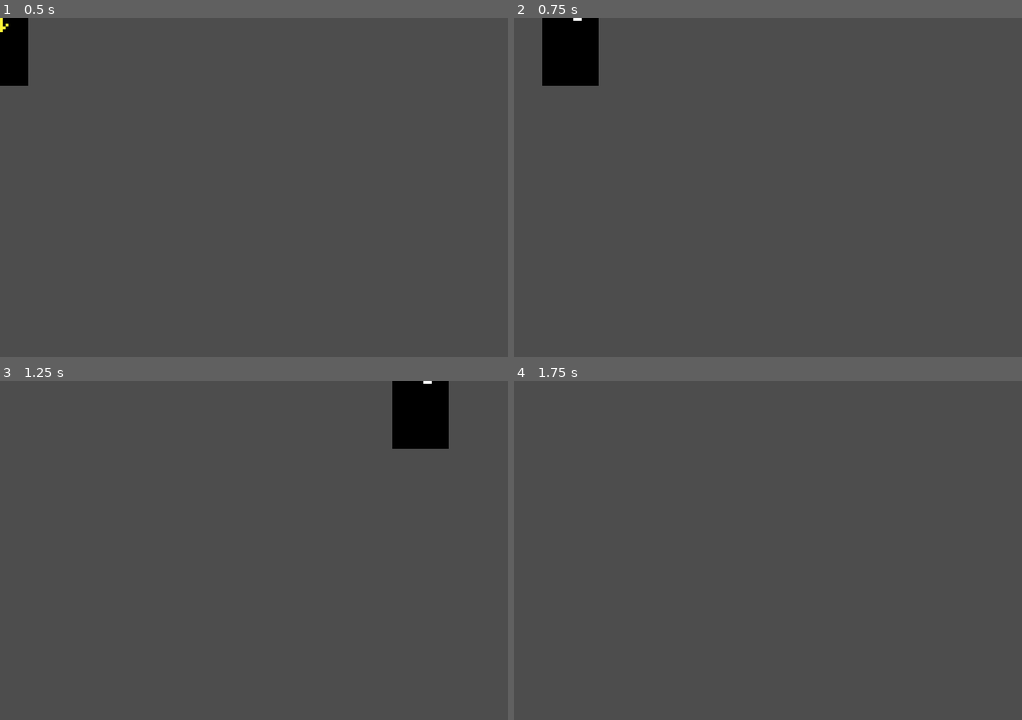
Above: before the commit, frames 1-4 (two rows, left to right).
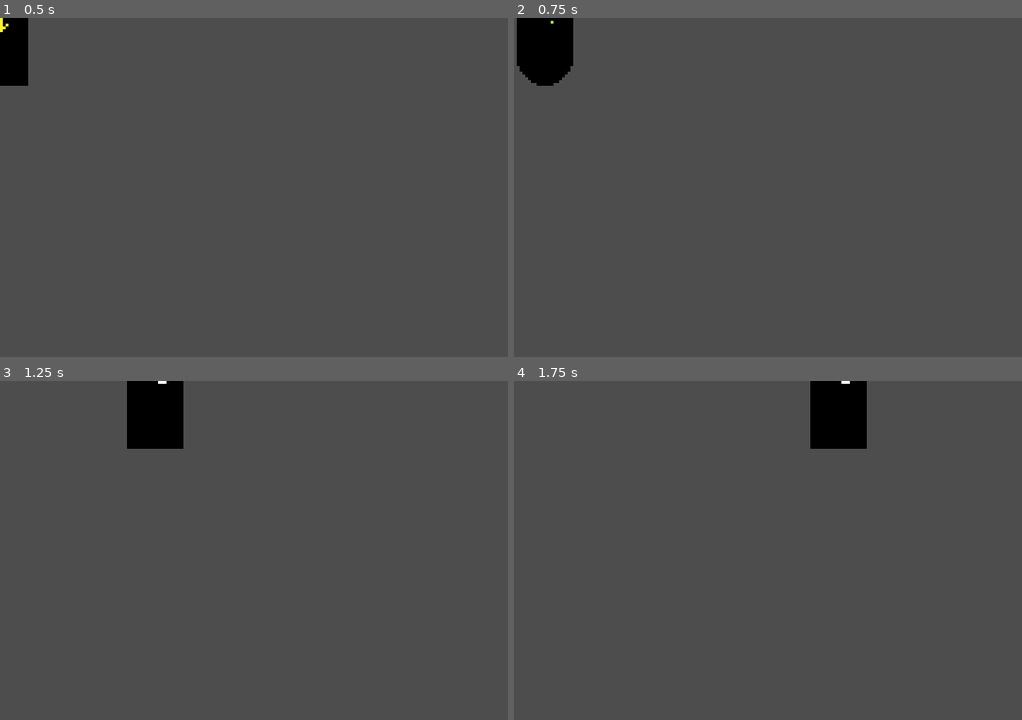
Above: after the commit, the same moments.

Repository: frog-in-jar-productions/MusicBulletHell
Game: Godot game, scene res://player.tscn
Same seed, same stepped clock (60 frames per second), same inputs: the game is played once before the commit and once after it.
Inputs:
- Up to frame 1 (0.5 s): no input
- Up to frame 2 (0.75 s): tap Enter (ui_accept) at 0.5 s; hold D (move_right) from 0.53 s (still down); tap Space (dodge) at 0.6 s
- Up to frame 3 (1.25 s): keep holding D (move_right); tap Enter (ui_accept) at 0.77 s
- Up to frame 4 (1.75 s): keep holding D (move_right); tap Space (dodge) at 1.35 s; tap Enter (ui_accept) at 1.52 s

Frame 1 is identical in both runs. In frame 2, 2.0% of the frame differs, in the area x 0-17%, y 0-20%; in frame 3, 4.4%, in the area x 25-89%, y 0-20%; in frame 4, 2.2%.

Commit message:
dodge is now working with animations

Diff:
--- a/player.gd
+++ b/player.gd
@@ -15,7 +15,7 @@
 var total_acceleration = 800
 var total_speed = 120 ##total speed will be base speed + class bonus + passive bonus
 
-enum {IDLE, MOVE}
+enum {IDLE, MOVE, DODGE_ROLL}
 var state = IDLE
 
 @onready var animationTree = $AnimationTree
@@ -28,11 +28,13 @@
 var blend_position : Vector2 = Vector2.ZERO
 var blend_pos_paths = [
 	"parameters/idle/idle_bs2d/blend_position",
-	"parameters/move/move_bs2d/blend_position"
+	"parameters/move/move_bs2d/blend_position",
+	"parameters/dodge_roll/dodge_roll_bs2/blend_position"
 ]
 var animTree_state_keys = [
 	"idle",
-	"move"
+	"move",
+	"dodge_roll"
 ]
 
 func _physics_process(delta):
@@ -41,6 +43,7 @@
 	if dodging == true:
 		acceleration = 1200##set acceleration higher then decrease it, max velocity higher
 		max_speed = 400
+		state = DODGE_ROLL
 		##need to make it so that when dodge, velocity changes in the direction that is inputted for the dodge, ie the player can instantly change directions without having to decelerate - friction max?
 		##depending on the dodge, we need to lock it into a singular position. with some classes and their dodges i think continued movement but i-frames is ok but for like the standard dodge roll it probably needs to lock into the dodge direction for the duration of the dodge
 	else:
@@ -51,11 +54,11 @@
 
 
 func move(delta):
-	var input_vector = Input.get_vector("move_left", "move_right", "move_up", "move_down") #, "move_up_left", "move_up_right", "move_down_left", "move_down_right"
+	var input_vector = Input.get_vector("move_left", "move_right", "move_up", "move_down")
 	if input_vector == Vector2.ZERO:
 		state = IDLE
 		apply_friction(friction * delta)
-	else:
+	elif input_vector != Vector2.ZERO and dodging != true:
 		state = MOVE
 		apply_movement(input_vector * acceleration * delta)
 		blend_position = input_vector
@@ -66,6 +69,7 @@
 	dodge_cooldown_timer.start(dodge_cooldown)       ##reset DodgeTimer
 	dodging = true ##shows the player is now dodging
 	dodge_duration_timer.start(dodge_duration)
+	can_dodge = false
 
 
 func apply_friction(amount) -> void:
--- a/player.tscn
+++ b/player.tscn
@@ -1649,53 +1649,53 @@
 "roll_dodge_up_right": SubResource("Animation_15b53")
 }
 
-[sub_resource type="AnimationNodeAnimation" id="AnimationNodeAnimation_wsggc"]
+[sub_resource type="AnimationNodeAnimation" id="AnimationNodeAnimation_0truv"]
 animation = &"roll_dodge_left"
 
-[sub_resource type="AnimationNodeAnimation" id="AnimationNodeAnimation_lpal6"]
+[sub_resource type="AnimationNodeAnimation" id="AnimationNodeAnimation_qpqoa"]
+animation = &"roll_dodge_down_left"
+
+[sub_resource type="AnimationNodeAnimation" id="AnimationNodeAnimation_ssfj5"]
+animation = &"roll_dodge_down"
+
+[sub_resource type="AnimationNodeAnimation" id="AnimationNodeAnimation_mhjpc"]
+animation = &"roll_dodge_up_left"
+
+[sub_resource type="AnimationNodeAnimation" id="AnimationNodeAnimation_7woi8"]
 animation = &"roll_dodge_up"
 
-[sub_resource type="AnimationNodeAnimation" id="AnimationNodeAnimation_4g7hs"]
+[sub_resource type="AnimationNodeAnimation" id="AnimationNodeAnimation_y8q0t"]
+animation = &"roll_dodge_up_right"
+
+[sub_resource type="AnimationNodeAnimation" id="AnimationNodeAnimation_lomkm"]
 animation = &"roll_dodge_right"
 
-[sub_resource type="AnimationNodeAnimation" id="AnimationNodeAnimation_4kshl"]
-animation = &"roll_dodge_down"
-
-[sub_resource type="AnimationNodeAnimation" id="AnimationNodeAnimation_nfn3j"]
-animation = &"roll_dodge_down_left"
-
-[sub_resource type="AnimationNodeAnimation" id="AnimationNodeAnimation_gcevw"]
+[sub_resource type="AnimationNodeAnimation" id="AnimationNodeAnimation_n431p"]
 animation = &"roll_dodge_down_right"
 
-[sub_resource type="AnimationNodeAnimation" id="AnimationNodeAnimation_o27gw"]
-animation = &"roll_dodge_up_left"
-
-[sub_resource type="AnimationNodeAnimation" id="AnimationNodeAnimation_7046k"]
-animation = &"roll_dodge_up_right"
-
 [sub_resource type="AnimationNodeBlendSpace2D" id="AnimationNodeBlendSpace2D_paeo4"]
-blend_point_0/node = SubResource("AnimationNodeAnimation_wsggc")
+blend_point_0/node = SubResource("AnimationNodeAnimation_0truv")
 blend_point_0/pos = Vector2(-1, 0)
-blend_point_1/node = SubResource("AnimationNodeAnimation_lpal6")
-blend_point_1/pos = Vector2(0, -1)
-blend_point_2/node = SubResource("AnimationNodeAnimation_4g7hs")
-blend_point_2/pos = Vector2(1, 0)
-blend_point_3/node = SubResource("AnimationNodeAnimation_4kshl")
-blend_point_3/pos = Vector2(0, 1)
-blend_point_4/node = SubResource("AnimationNodeAnimation_nfn3j")
-blend_point_4/pos = Vector2(-1, 1)
-blend_point_5/node = SubResource("AnimationNodeAnimation_gcevw")
-blend_point_5/pos = Vector2(1, 1)
-blend_point_6/node = SubResource("AnimationNodeAnimation_o27gw")
-blend_point_6/pos = Vector2(-1, -1)
-blend_point_7/node = SubResource("AnimationNodeAnimation_7046k")
-blend_point_7/pos = Vector2(1, -1)
+blend_point_1/node = SubResource("AnimationNodeAnimation_qpqoa")
+blend_point_1/pos = Vector2(-1, 1)
+blend_point_2/node = SubResource("AnimationNodeAnimation_ssfj5")
+blend_point_2/pos = Vector2(0, 1)
+blend_point_3/node = SubResource("AnimationNodeAnimation_mhjpc")
+blend_point_3/pos = Vector2(-1, -1)
+blend_point_4/node = SubResource("AnimationNodeAnimation_7woi8")
+blend_point_4/pos = Vector2(0, -1)
+blend_point_5/node = SubResource("AnimationNodeAnimation_y8q0t")
+blend_point_5/pos = Vector2(1, -1)
+blend_point_6/node = SubResource("AnimationNodeAnimation_lomkm")
+blend_point_6/pos = Vector2(1, 0)
+blend_point_7/node = SubResource("AnimationNodeAnimation_n431p")
+blend_point_7/pos = Vector2(1, 1)
 
 [sub_resource type="AnimationNodeBlendTree" id="AnimationNodeBlendTree_yeau1"]
-graph_offset = Vector2(-664, -147)
-nodes/dodge_bs2d/node = SubResource("AnimationNodeBlendSpace2D_paeo4")
-nodes/dodge_bs2d/position = Vector2(-28, 233)
-node_connections = [&"output", 0, &"dodge_bs2d"]
+graph_offset = Vector2(-547, 235)
+nodes/dodge_roll_bs2d/node = SubResource("AnimationNodeBlendSpace2D_paeo4")
+nodes/dodge_roll_bs2d/position = Vector2(-28, 233)
+node_connections = [&"output", 0, &"dodge_roll_bs2d"]
 
 [sub_resource type="AnimationNodeTimeScale" id="AnimationNodeTimeScale_jebpp"]
 
@@ -1838,14 +1838,14 @@
 
 [sub_resource type="AnimationNodeStateMachine" id="AnimationNodeStateMachine_y558w"]
 states/Start/position = Vector2(47, 100)
-states/dodge/node = SubResource("AnimationNodeBlendTree_yeau1")
-states/dodge/position = Vector2(444, 58.899)
+states/dodge_roll/node = SubResource("AnimationNodeBlendTree_yeau1")
+states/dodge_roll/position = Vector2(444, 58.899)
 states/idle/node = SubResource("AnimationNodeBlendTree_5jn3n")
 states/idle/position = Vector2(279, -21)
 states/move/node = SubResource("AnimationNodeBlendTree_tsg3e")
 states/move/position = Vector2(265, 176)
-transitions = ["idle", "move", SubResource("AnimationNodeSta …(152 unchanged characters)… achineTransition_ohsfi"), "move", "dodge", SubResource("AnimationNodeStateMachineTransition_kjxcn"), "dodge", "move", SubResource("AnimationNodeStateMachineTransition_puxdf"), "idle", "dodge", SubResource("AnimationNodeStateMachineTransition_q6ydg"), "dodge", "idle", SubResource("AnimationNodeStateMachineTransition_sq8mw")]
-graph_offset = Vector2(-300, -359.101)
+transitions = ["idle", "move", SubResource("AnimationNodeSta …(152 unchanged characters)… achineTransition_ohsfi"), "move", "dodge_roll", SubResource("AnimationNodeStateMachineTransition_kjxcn"), "dodge_roll", "move", SubResource("AnimationNodeStateMachineTransition_puxdf"), "idle", "dodge_roll", SubResource("AnimationNodeStateMachineTransition_q6ydg"), "dodge_roll", "idle", SubResource("AnimationNodeStateMachineTransition_sq8mw")]
+graph_offset = Vector2(-374, -51)
 
 [node name="Player" type="CharacterBody2D"]
 script = ExtResource("1_6b1on")
@@ -1881,7 +1881,7 @@
 [node name="AnimationTree" type="AnimationTree" parent="."]
 tree_root = SubResource("AnimationNodeStateMachine_y558w")
 anim_player = NodePath("../AnimationPlayer")
-parameters/dodge/dodge_bs2d/blend_position = Vector2(-0.702646, 1.09227)
+parameters/dodge_roll/dodge_roll_bs2d/blend_position = Vector2(-1, 0)
 parameters/idle/TimeScale/scale = 1.0
 parameters/idle/idle_bs2d/blend_position = Vector2(-0.0123967, 0.994949)
 parameters/move/TimeScale/scale = 1.0
